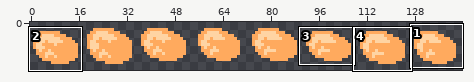
Sprite sheet, stored at src/Art/honey1.png. Above: a wide view before the commit, with the close-up outlined.
Close-up. Before:
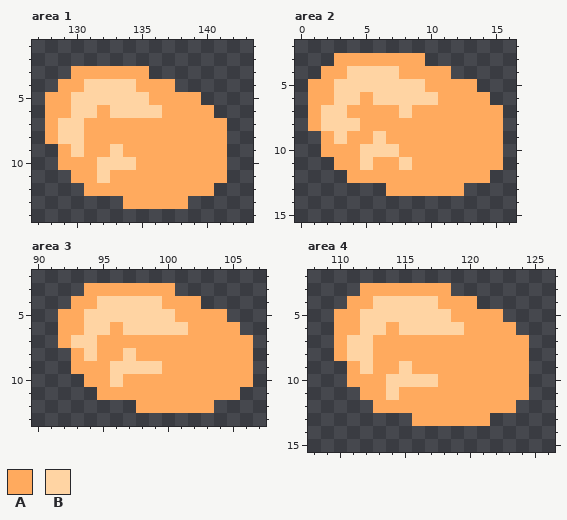
The file is 144x16 pixels. Shown: area 1: x 127..143, y 1..14; area 2: x 0..16, y 2..15; area 3: x 90..107, y 2..13; area 4: x 108..126, y 2..15. The commit also changed other parts of the picture, which this record leaves out.
Palette (. is transparent): A #ffaa5e  B #ffd4a3
The result:
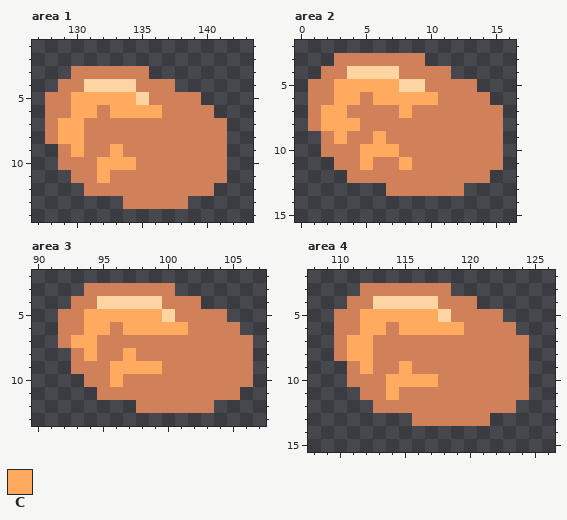
Colours new in this view: C #ffaa5e
From old to new:
@@ palette @@
-A #ffaa5e
+A #d08159
--- area 1
@@ x 127..143 @@
  4 ..AABBBBAAA......
- 5 .AABBBBBBAAAA....
- 6 .AABBABBBBAAAA...
- 7 .ABBAAAAAAAAAAA..
- 8 .ABBAAAAAAAAAAA..
- 9 ..ABAABAAAAAAAA..
-10 ..AAABBBAAAAAAA..
-11 ...AABAAAAAAAAA..
+ 5 .AACCCCCBAAAA....
+ 6 .AACCACCCCAAAA...
+ 7 .ACCAAAAAAAAAAA..
+ 8 .ACCAAAAAAAAAAA..
+ 9 ..ACAACAAAAAAAA..
+10 ..AAACCCAAAAAAA..
+11 ...AACAAAAAAAAA..
 12 ....AAAAAAAAAA...
--- area 2
@@ x 0..16 @@
  4 ..AABBBBAAAA.....
- 5 .AABBBBBBBAAAA...
- 6 .AABBABBBBBAAAA..
- 7 .ABBAAAABAAAAAAA.
- 8 .ABBBAAAAAAAAAAA.
- 9 ..ABAABAAAAAAAAA.
-10 ..AAABBBAAAAAAAA.
-11 ...AABAABAAAAAAA.
+ 5 .AACCCCCBBAAAA...
+ 6 .AACCACCCCCAAAA..
+ 7 .ACCAAAACAAAAAAA.
+ 8 .ACCCAAAAAAAAAAA.
+ 9 ..ACAACAAAAAAAAA.
+10 ..AAACCCAAAAAAAA.
+11 ...AACAACAAAAAAA.
 12 ....AAAAAAAAAAA..
--- area 3
@@ x 90..107 @@
  4 ...AABBBBBAAA.....
- 5 ..AABBBBBBBAAAA...
- 6 ..AABBABBBBBAAAA..
- 7 ..ABBAAAAAAAAAAAA.
- 8 ...ABAABAAAAAAAAA.
- 9 ...AAABBBBAAAAAAA.
-10 ....AABAAAAAAAAAA.
+ 5 ..AACCCCCCBAAAA...
+ 6 ..AACCACCCCCAAAA..
+ 7 ..ACCAAAAAAAAAAAA.
+ 8 ...ACAACAAAAAAAAA.
+ 9 ...AAACCCCAAAAAAA.
+10 ....AACAAAAAAAAAA.
 11 .....AAAAAAAAAAA..
--- area 4
@@ x 109..121 @@
  4 ..AABBBBBAAA.
- 5 .AABBBBBBBAAA
- 6 .AABBABBBBBAA
- 7 .ABBAAAAAAAAA
- 8 .ABBAAAAAAAAA
- 9 ..ABAABAAAAAA
-10 ..AAABBBBAAAA
-11 ...AABAAAAAAA
+ 5 .AACCCCCCBAAA
+ 6 .AACCACCCCCAA
+ 7 .ACCAAAAAAAAA
+ 8 .ACCAAAAAAAAA
+ 9 ..ACAACAAAAAA
+10 ..AAACCCCAAAA
+11 ...AACAAAAAAA
 12 ....AAAAAAAAA
Changed places in both close-ups, as pixel boxes (x1, y1, x2, y2):
changed: (45, 66, 227, 209)
changed: (308, 53, 503, 196)
changed: (58, 283, 253, 413)
changed: (334, 283, 529, 426)
